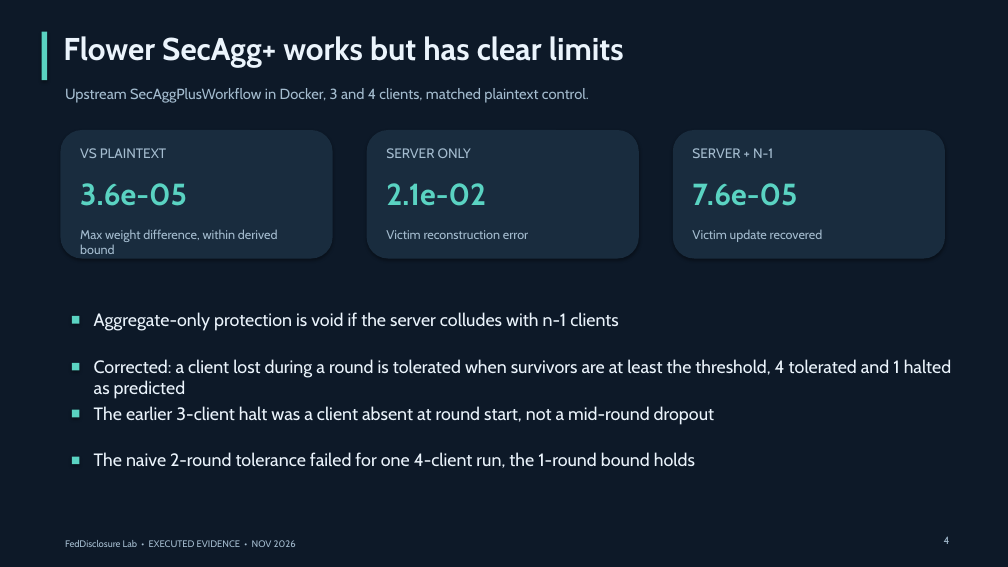
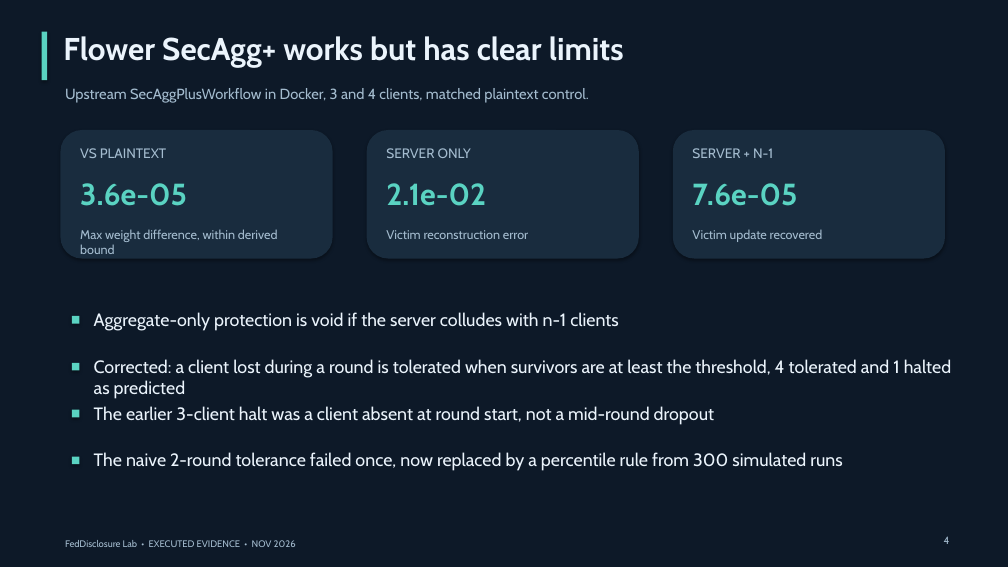
Before and after one commit to ahmedjawedaj/feddisclosure-lab, a slide deck: slide 4 of reports/faculty-briefing-v0.14.0.pptx. Drawn at 1008x567 pixels with LibreOffice and Linux fonts; fonts in the diff are those of the drawing. Boxes give left, top, right and bottom in pixels: in the first picture for what was removed or moved away, otherwise in the second. Text is boxed around its words. In the diff, an @@ line names an element or a change of style, - is before the commit and + after.

Commit message:
v0.14 remaining items: update-inversion views, multi-round SecAgg+ percentile rule, float32 replay gate, 64-shadow LiRA on Digits and MNIST
Adds an observation-model comparison (plaintext, SecAgg+ aggregate with upstream
quantiser arithmetic, n-1 collusion, Opacus DP) with 10 seeds, a Monte Carlo
acceptance rule for two-round SecAgg+ error, a float32 replay gate beside the
unchanged float64 gate (7 of 7 pass, float64 still 5 of 7), LiRA with 64 shadows
and 16 targets on two datasets (corrects the earlier 24-shadow understatement at
epsilon 6 to 8), a static workflow check, MNIST file provenance, docs, dashboard
and deck. Hosted CI remains BLOCKED, MNIST licence remains unresolved.

```diff
--- a/reports/faculty-briefing-v0.14.0.pptx
+++ b/reports/faculty-briefing-v0.14.0.pptx
@@ text at [94, 452, 842, 471]: text changed @@
-The naive 2-round tolerance failed for one 4-client run, the 1-round bound holds
+The naive 2-round tolerance failed once, now replaced by a percentile rule from 300 simulated runs
```
Also in this commit, not shown: 5 other slides changed, 1 slide added, 43 other files.
